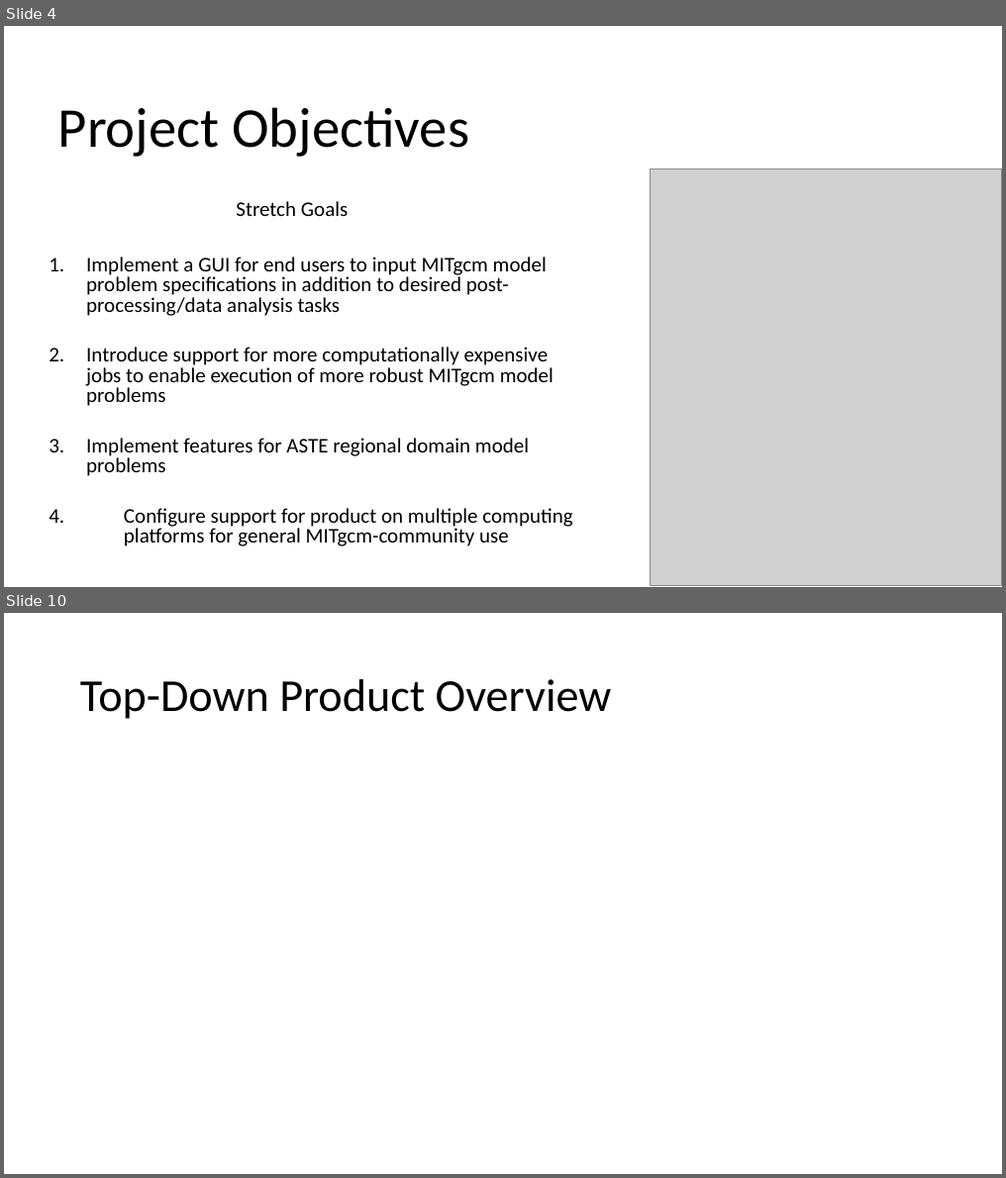
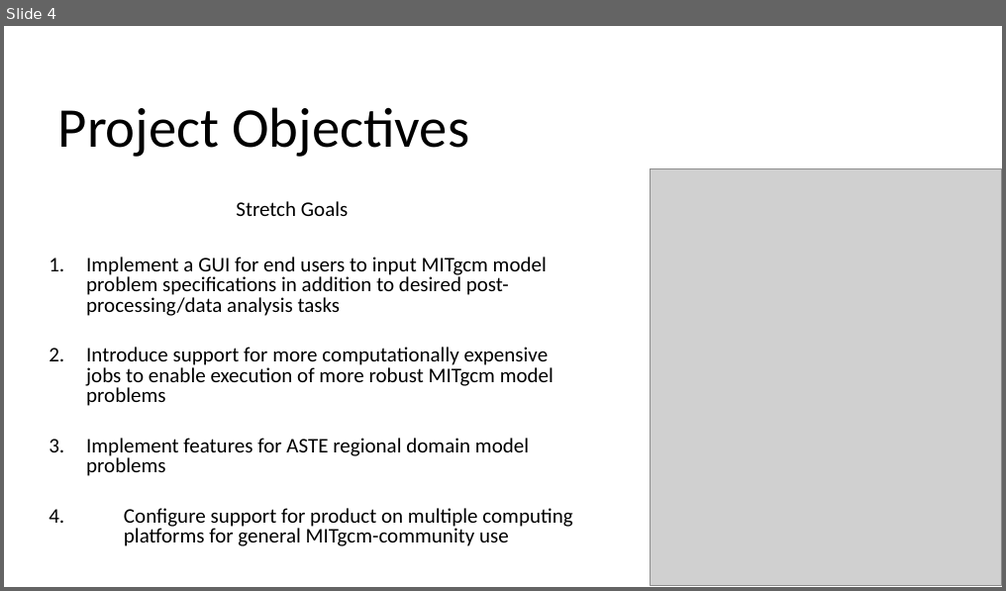
Before and after one commit to JCam98/MITgcm-solver, a slide deck: deliverables/product_design_overview.pptx. Shown one above the other, each under a label of ours: slides 4 and 10 before the commit, slide 4 after it; the slides between them are not shown. The pictures are 1006x1178 and 1006x591 pixels, drawn with LibreOffice and Linux fonts; fonts in the diff are those of the drawing; grey boxes stand for pictures; background and template pictures are left out. Boxes give left, top, right and bottom in pixels: in the first picture for what was removed or moved away, otherwise in the second. Text is boxed around its words. In the diff, an @@ line names an element or a change of style, - is before the commit and + after.

Commit message:
updated product_design_overview project_requirements feasibility_analysis and GUI_Design_SM_0.1

```diff
--- a/deliverables/product_design_overview.pptx
+++ b/deliverables/product_design_overview.pptx
@@ slide 10 removed at bbox=[4, 613, 1002, 1174], background #FFFFFF @@
@@ title removed at bbox=[80, 679, 612, 719] @@
-Top-Down Product Overview
```
Also in this commit, not shown: 3 slides changed, 4 slides added, 5 other slides removed, 32 other files.
